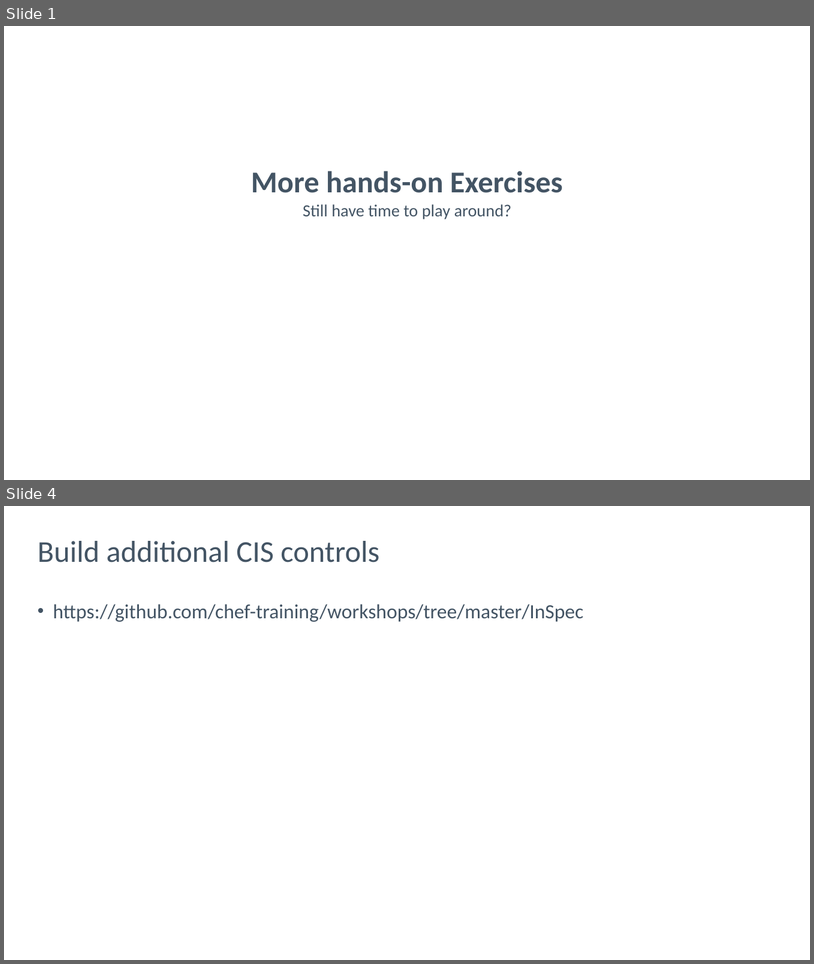
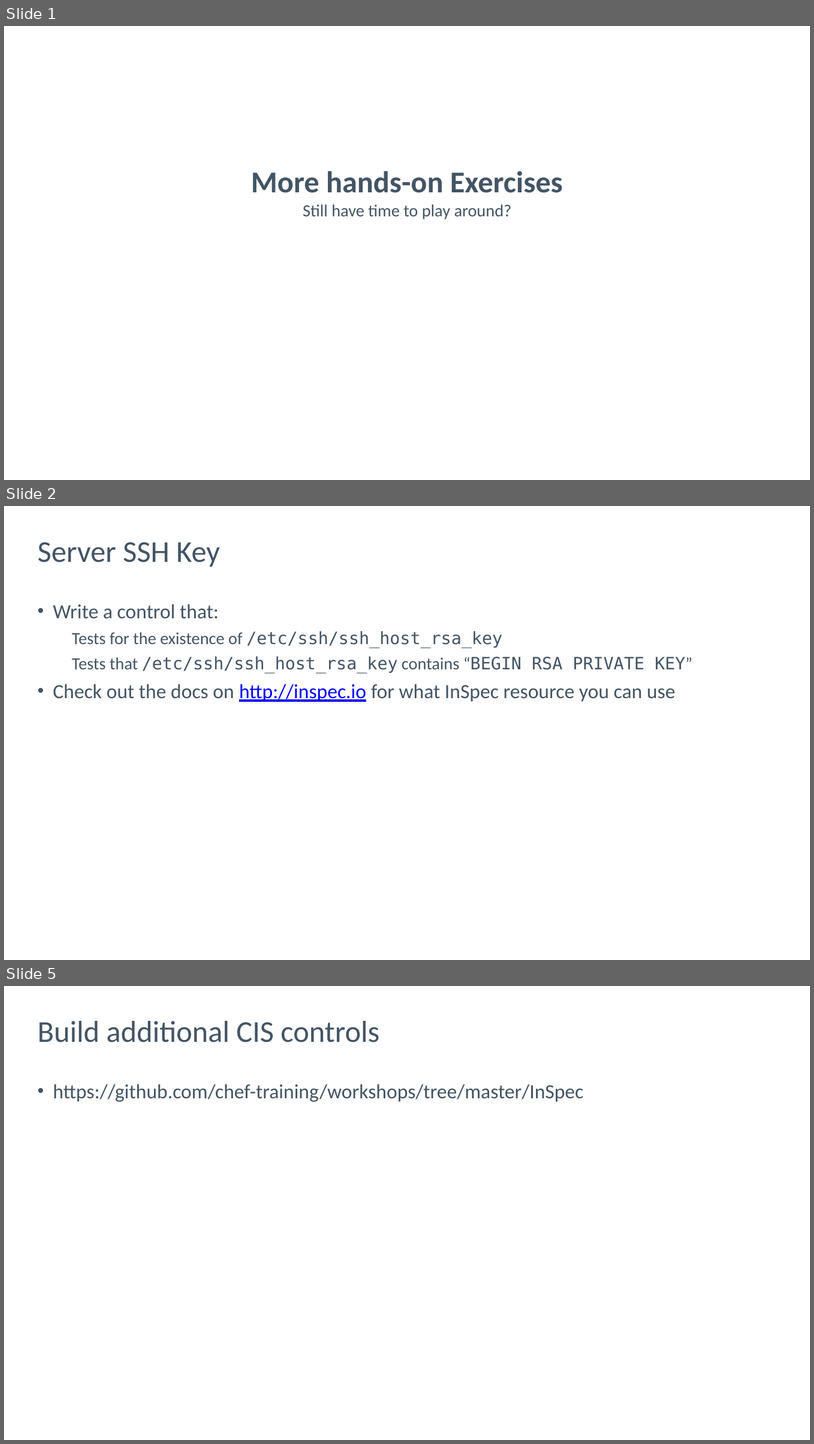
Before and after one commit to nathenharvey/introduction-to-inspec, a slide deck: powerpoint/More-Exercises.pptx. Shown one above the other, each under a label of ours: slides 1 and 4 before the commit, slides 1, 2 and 5 after it; the slides between them are not shown. The pictures are 814x964 and 814x1444 pixels, drawn with LibreOffice and Linux fonts; fonts in the diff are those of the drawing; background and template pictures are left out. Boxes give left, top, right and bottom in pixels: in the first picture for what was removed or moved away, otherwise in the second. Text is boxed around its words. In the diff, an @@ line names an element or a change of style, - is before the commit and + after.

```diff
--- a/powerpoint/More-Exercises.pptx
+++ b/powerpoint/More-Exercises.pptx
@@ slide 2 added at (4,506,810,960), background picture (left out) @@
@@ title added at (38,542,220,567), 48 pt, text #435464 @@
+Server SSH Key
@@ text added at (53,604,693,702), 27 pt, text #435464 @@
+• Write a control that:
+    Tests for the existence of /etc/ssh/ssh_host_rsa_key
+    Tests that /etc/ssh/ssh_host_rsa_key contains “BEGIN RSA PRIVATE KEY”
+• Check out the docs on http://inspec.io for what InSpec resource you can use
@@ what was slide 4 is now slide 5 @@
```
Also in this commit, not shown: 1 slide changed, 1 other slide added, 1 slide removed, 27 other files.
